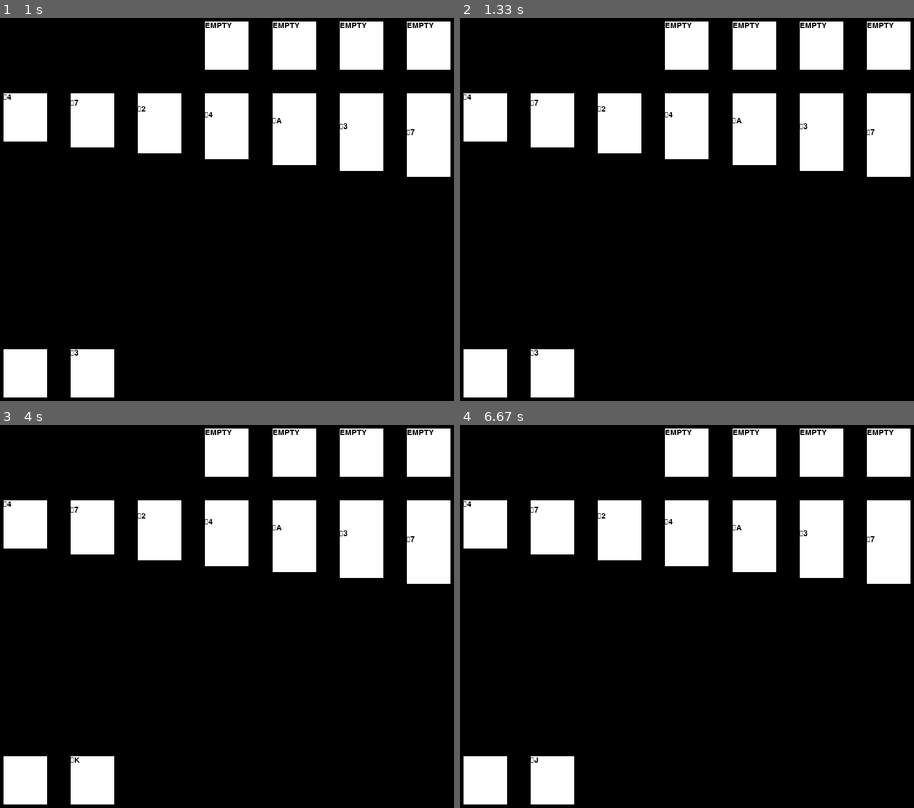
Above: before the commit, frames 1-4 (two rows, left to right).
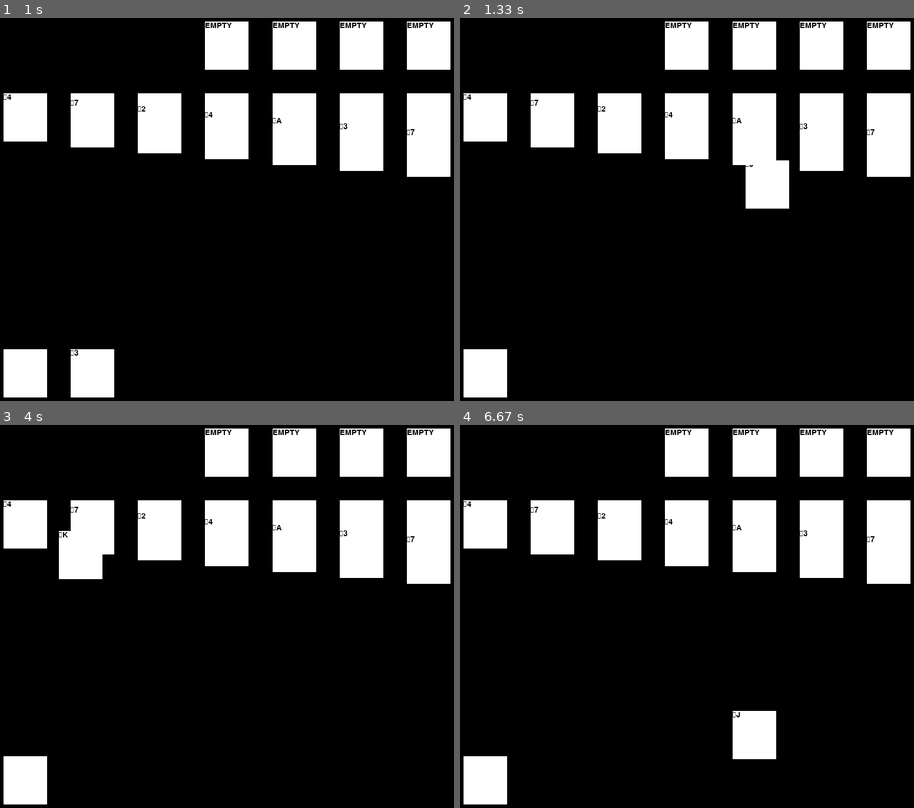
Above: after the commit, the same moments.

Repository: BlevinsN/python_solitaire
Game: pygame game, started from python_solitaire.py
The game is run twice, just before and just after one commit, with the same random seed, the same clock (stepped at 60 frames per second) and the same inputs.
Inputs (mouse positions are in pixels of both pictures, inside the frame that each line leads up to):
- Up to frame 1 (1 s): click (90, 374) at 0.38 s, where only the run after the commit has a clickable "♥3"; press the mouse at (272, 129) at 0.7 s; move the mouse to (167, 194) at 0.8 s; release the mouse at (59, 259) at 0.93 s
- Up to frame 2 (1.33 s): press the mouse at (550, 374) at 1.03 s; move the mouse to (659, 278) at 1.13 s; release the mouse at (768, 182) at 1.27 s
- Up to frame 3 (4 s): click (27, 781) at 1.38 s; click "♥7" at 1.72 s; click (27, 781) at 3.05 s; click (27, 781) at 3.38 s; press the mouse at (308, 589) at 3.7 s; move the mouse to (195, 574) at 3.8 s; release the mouse at (81, 555) at 3.93 s
- Up to frame 4 (6.67 s): click (487, 781) at 4.05 s; click (487, 781) at 4.38 s; click (487, 781) at 4.72 s; click (487, 781) at 5.05 s; click (487, 781) at 5.38 s; click (487, 781) at 5.72 s; click (487, 781) at 6.05 s; press the mouse at (541, 555) at 6.37 s; move the mouse to (646, 643) at 6.47 s; release the mouse at (755, 735) at 6.6 s

Frame 1 is identical in both runs. In frame 2, 2.3% of the frame differs, in the area x 15-73%, y 37-100%; in frame 3, 2.0%; in frame 4, 2.4%, in the area x 15-70%, y 74-100%.

Commit message:
moving from deck
Moving from deck almost there. Still some bugs with the card not going back to starting position

Diff:
--- a/pygame_solitaire_manager.py
+++ b/pygame_solitaire_manager.py
@@ -56,16 +56,19 @@
 		for suit in range(len(game_storage)):
 			pygame.draw.rect(self.screen, WHITE, self.storage[suit])
 			if type(game_storage[suit]) == Card:
-				text = self.font.render(game_storage[suit].show_card(), True, BLACK, WHITE)
+				if game_storage[suit] != omit:
+					text = self.font.render(game_storage[suit].show_card(), True, BLACK, WHITE)
+					self.screen.blit(text, self.storage[suit])
 			else:
 				text = self.font.render(game_storage[suit], True, BLACK, WHITE)
 			self.screen.blit(text, self.storage[suit])
 
 		top_deck_cards = game.get_deck_cards()
 		if top_deck_cards[0] != "EMPTY":
-			pygame.draw.rect(self.screen, WHITE, self.deck_showing)
-			text = self.font.render( str(top_deck_cards[0]), True, BLACK, WHITE)
-			self.screen.blit(text, self.deck_showing)
+			if top_deck_cards[0] != omit:
+				pygame.draw.rect(self.screen, WHITE, self.deck_showing)
+				text = self.font.render( str(top_deck_cards[0].show_card()), True, BLACK, WHITE)
+				self.screen.blit(text, self.deck_showing)
 		if top_deck_cards[1] != "EMPTY":
 			pygame.draw.rect(self.screen, WHITE, self.deck_hidden)
 
@@ -116,14 +119,12 @@
 								game.make_move(old_x[0],old_y[0],new_x[0])
 								self.update_screen(game)
 								return
-							else:
-								new_location = look_in_storage(game, event)
-								if new_location:
-									old_x, old_y = np.where(game.get_board() == to_move[1])
-									game.store_card(old_x[0])
-									self.update_screen(game)
-									return
-
+							new_location = look_in_storage(game, event)
+							if new_location:
+								old_x, old_y = np.where(game.get_board() == to_move[1])
+								game.store_card(old_x[0])
+								self.update_screen(game)
+								return
 							dragging = False
 					elif event.type == pygame.MOUSEMOTION:
 						mouse_x, mouse_y = event.pos
@@ -137,7 +138,7 @@
 				clock.tick(60)
 			return
 
-	def deck_card(self, game, mouse_event,clock):
+	def deck_card(self, game, mouse_event):
 		if self.deck_hidden.collidepoint(mouse_event.pos):
 			dragging = True
 			while dragging:
@@ -148,3 +149,56 @@
 							return True
 						else:
 							return False
+
+	def drag_deck(self, game, mouse_event,clock):
+		def look_in_stack(game, mouse_event):
+			game_board = game.get_board()
+			for stack in range(len(game_board)):
+				for card in range(len(game_board[stack])):
+					rect = pygame.Rect(self.x_pos[card].x, self.horz_slice1.y + (stack*self.buffer)+30, self.card_width, self.card_height)
+					if type(game_board[stack][card]) == Card:
+						if not game_board[stack][card].is_hidden():
+							if rect.collidepoint(mouse_event.pos):
+								return [rect, game_board[stack][card]]
+			return
+		def look_in_storage(game, mouse_event):
+			for rect in range(len(self.storage)):
+				if self.storage[rect].collidepoint(mouse_event.pos):
+					return self.storage[rect]
+			return
+		def look_in_deck(game, mouse_event):
+			if self.deck_showing.collidepoint(mouse_event.pos):
+				return [self.deck_showing, game.get_deck_cards()[0]]
+		to_move = look_in_deck(game, mouse_event)
+		if to_move:
+			dragging = True
+			mouse_x, mouse_y = mouse_event.pos
+			offset_x = to_move[0].x - mouse_x
+			offset_y = to_move[0].y - mouse_y
+			while dragging:
+				for event in pygame.event.get():
+					if event.type == pygame.MOUSEBUTTONUP:
+						if event.button == 1:
+							new_location = look_in_stack(game,event)
+							if new_location:
+								new_x, new_y = np.where(game.get_board() == new_location[1])
+								game.move_from_deck(new_x[0])
+								game.draw_deck()
+							new_location = look_in_storage(game, event)
+							if new_location:
+								game.store_from_deck()
+								game.draw_deck()
+							self.update_screen(game)
+
+							dragging = False
+					elif event.type == pygame.MOUSEMOTION:
+						mouse_x, mouse_y = event.pos
+						to_move[0].x = mouse_x + offset_x
+						to_move[0].y = mouse_y + offset_y
+				self.update_screen(game, to_move[1])
+				pygame.draw.rect(self.screen, WHITE, to_move[0])
+				text = self.font.render( to_move[1].show_card(), True, BLACK, WHITE)
+				self.screen.blit(text, to_move[0])
+				pygame.display.flip()
+				clock.tick(60)
+			return
--- a/python_solitaire.py
+++ b/python_solitaire.py
@@ -42,9 +42,9 @@
 
 	def get_deck_cards(self):
 		if len(self.deck) > 1:
-			return [self.deck[0].show_card(), self.deck[1].show_card()]
+			return [self.deck[0], self.deck[1]]
 		elif len(self.deck) > 0:
-			return [self.deck[0].show_card(), "EMPTY"]
+			return [self.deck[0], "EMPTY"]
 		else:
 			return ["EMPTY", "EMPTY"]
 
@@ -397,8 +397,9 @@
 			carryOn = False
 		elif event.type == pygame.MOUSEBUTTONDOWN:
 			if event.button == 1:
-				if not game_manager.deck_card(game, event, clock):
-					game_manager.drag_cards(game, event, clock)
+				game_manager.deck_card(game, event)
+				game_manager.drag_cards(game, event, clock)
+				game_manager.drag_deck(game, event, clock)
 
 
 	clock.tick(60)
